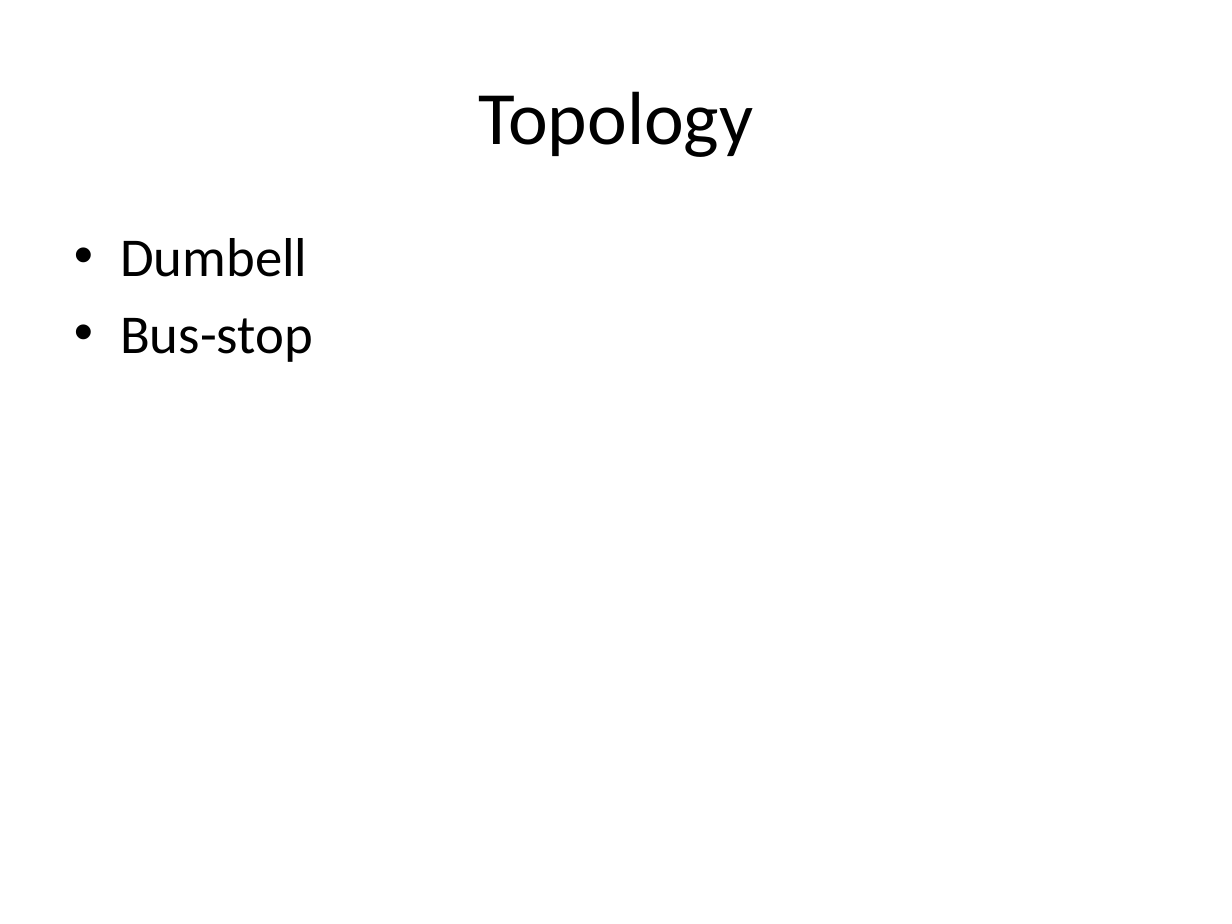
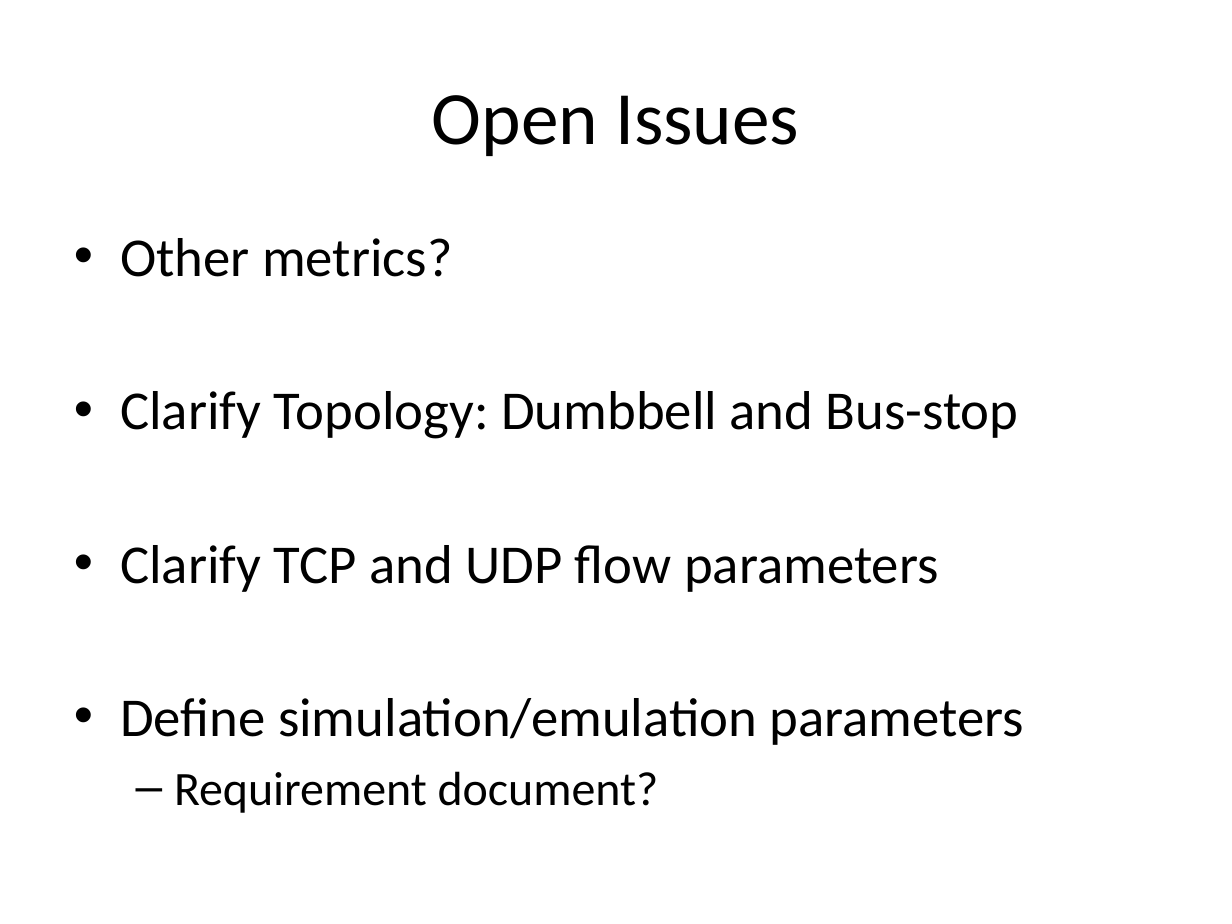
Before and after one commit to protocols-comnet/rmcat-eval-criteria, a slide deck: slide 9 of ppt-ietf85-rmcat-cc-eval-00.pptx. Drawn at 1232x924 pixels with LibreOffice and Linux fonts; fonts in the diff are those of the drawing. Boxes give left, top, right and bottom in pixels: in the first picture for what was removed or moved away, otherwise in the second. Text is boxed around its words. In the diff, an @@ line names an element or a change of style, - is before the commit and + after.

```diff
--- a/ppt-ietf85-rmcat-cc-eval-00.pptx
+++ b/ppt-ietf85-rmcat-cc-eval-00.pptx
@@ title at (x1=432, y1=95, x2=799, y2=156): text changed @@
-Topology
+Open Issues
@@ text at (x1=120, y1=238, x2=1025, y2=813): text changed @@
-• Dumbell
-• Bus-stop
+• Other metrics?
+• Clarify Topology: Dumbbell and Bus-stop
+• Clarify TCP and UDP flow parameters
+• Define simulation/emulation parameters
+  – Requirement document?
```
Also in this commit, not shown: 5 other slides changed, 1 slide removed, 1 other file.
